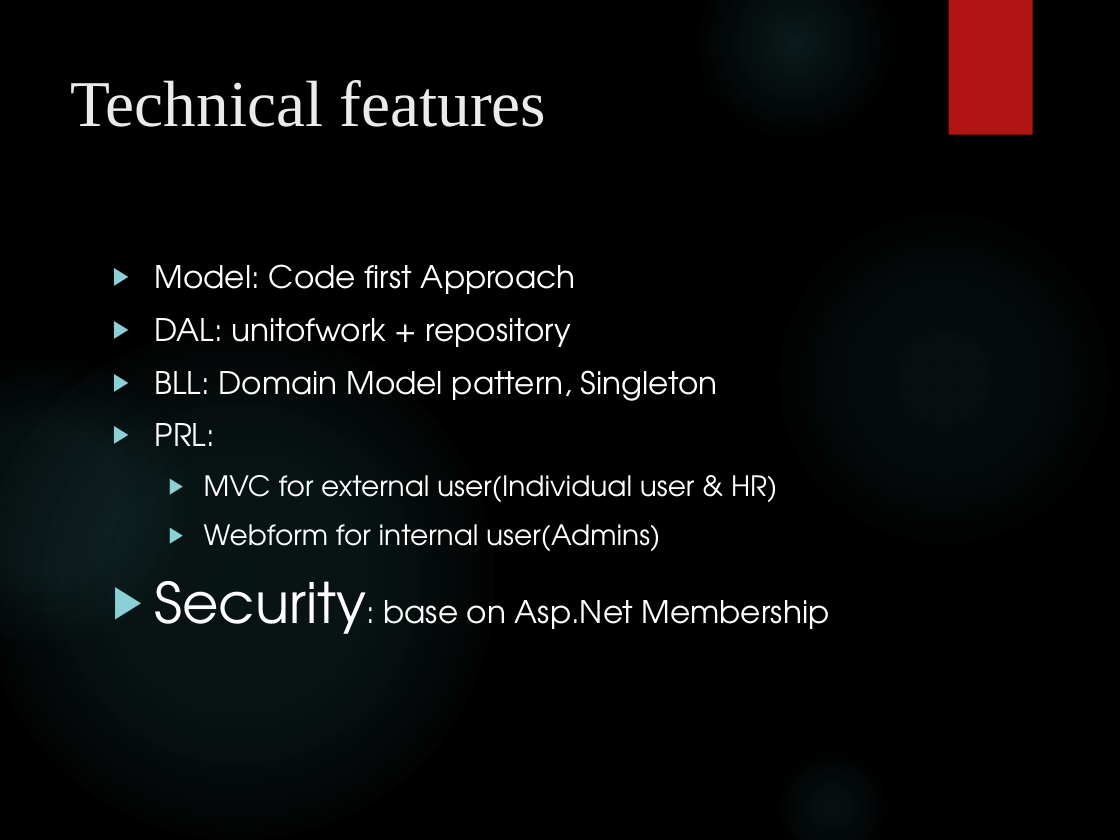
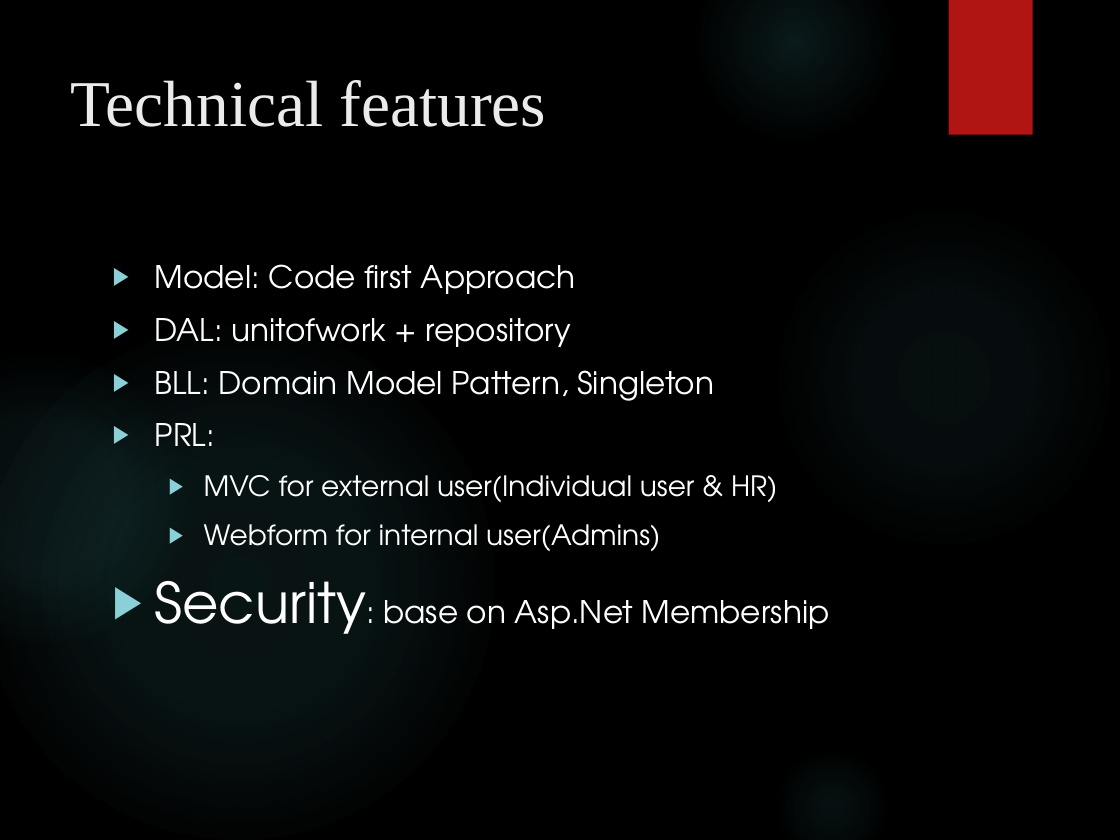
Before and after one commit to XUMINSHENG/dotNET_CA, a slide deck: slide 4 of Docs/presentation/ENET_FT1_presentation.pptx. Drawn at 1120x840 pixels with LibreOffice and Linux fonts; fonts in the diff are those of the drawing; background and template pictures are left out. Boxes give left, top, right and bottom in pixels: in the first picture for what was removed or moved away, otherwise in the second. Text is boxed around its words. In the diff, an @@ line names an element or a change of style, - is before the commit and + after.

```diff
--- a/Docs/presentation/ENET_FT1_presentation.pptx
+++ b/Docs/presentation/ENET_FT1_presentation.pptx
@@ text at <box>155,370,714,401</box>: text changed @@
-▶ BLL: Domain Model pattern, Singleton
+▶ BLL: Domain Model Pattern, Singleton
```
Also in this commit, not shown: 2 other slides changed, 1 other file.
